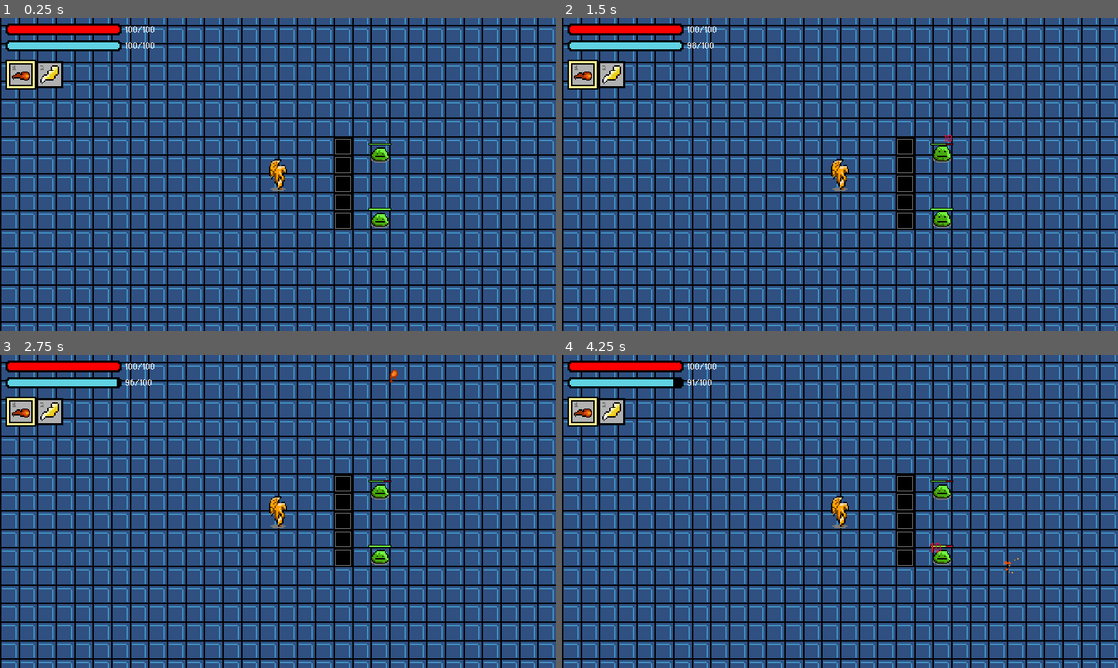
Above: before the commit, frames 1-4 (two rows, left to right).
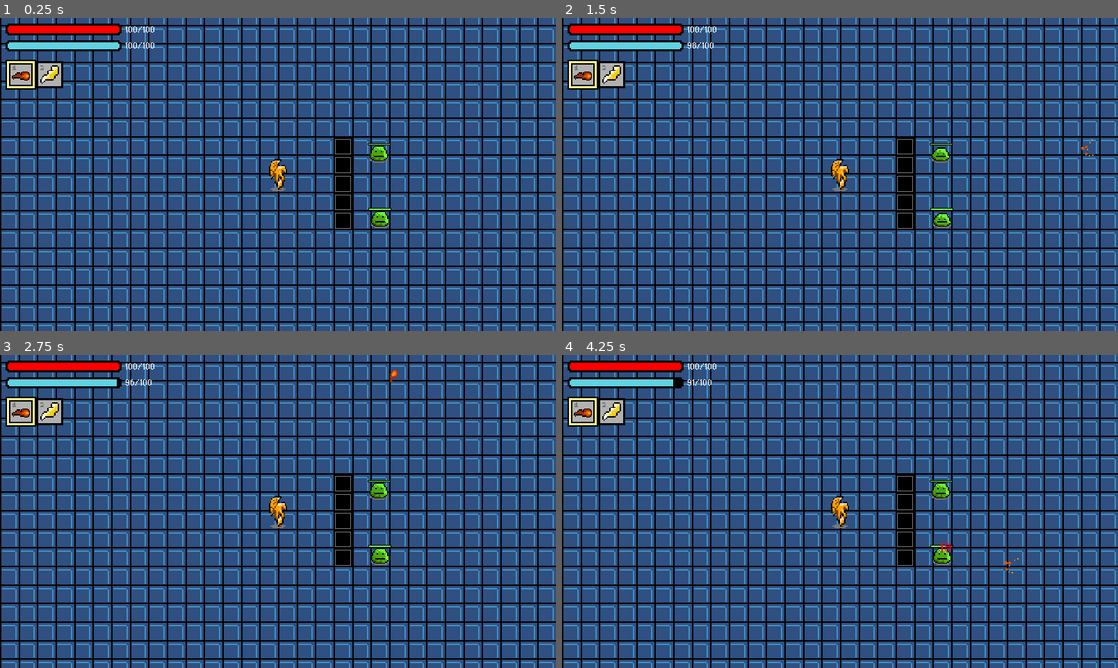
Above: after the commit, the same moments.

Repository: jonathanlin0/Theseus
Game: Godot game, scene res://Misc/Testing_Scene.tscn
Two runs of this game, one before a commit and one after it. Both use one fixed random seed, a clock stepped at 60 frames per second and the inputs below. Sound files missing from this copy of the repository are replaced by a short silence.
Inputs (mouse positions are in pixels of both pictures, inside the frame that each line leads up to):
- Up to frame 1 (0.25 s): no input
- Up to frame 2 (1.5 s): tap Enter at 0.5 s; move the mouse to (962, 158) at 0.52 s; hold Up (ui_up) 0.53-1.28 s; click (962, 158) at 0.6 s; tap Keypad Enter (ui_accept) at 0.77 s; move the mouse to (728, 190) at 1.27 s; tap Shift at 1.35 s
- Up to frame 3 (2.75 s): tap Keypad Enter (ui_accept) at 1.52 s; move the mouse to (333, 442) at 2.02 s; hold Up (ui_up) from 2.03 s (still down); click (333, 442) at 2.1 s
- Up to frame 4 (4.25 s): move the mouse to (812, 574) at 2.77 s; tap Shift at 2.85 s; click (812, 574) at 2.92 s; tap Keypad Enter (ui_accept) at 3.02, 3.77 s; move the mouse to (1006, 558) at 3.52 s; release Up (ui_up) at 3.53 s; click (1006, 558) at 3.6 s

The runs differ from the first frame. In frame 1, 0.1% of the frame differs, in the area x 66-71%, y 40-66%; in frame 2, 0.2%; in frame 3, 0.1%; in frame 4, 0.2%.

Commit message:
Delete redundant code

Diff:
--- a/Theseus/Characters/Player.gd
+++ b/Theseus/Characters/Player.gd
@@ -413,15 +413,11 @@
 					enemies_in_area_instance_ids.append(obj.get_instance_id())
 					added = true
 
+
 	for enemy in enemies_in_area:
 		if enemies_to_be_checked.find(enemy) == -1:
 			enemies_to_be_checked.append(enemy)
-	"""
-	if to_be_deleted_areas.size() > 0:
-		for obj in to_be_deleted_areas:
-			to_be_deleted_areas.erase(obj)
-			obj.queue_free()
-	"""
+
 	if enemies_to_be_checked.size() > 0:
 		var angle = atan((enemies_to_be_checked[0].global_position.y - global_position.y) / (enemies_to_be_checked[0].global_position.x - global_position.x))
 
@@ -438,7 +434,7 @@
 			if obj.name.find("Player") != -1:
 				enemy_vision_overlapping_bodies.erase(obj)
 
-		print(enemy_vision_overlapping_bodies)
+
 		var wall_in_way = false
 		for obj in enemy_vision_overlapping_bodies:
 			var exists = false
@@ -449,87 +445,16 @@
 				wall_in_way = true
 
 		if wall_in_way:
-			print("blind")
+
+			enemies_to_be_checked[0].sees_player = false
 		else:
-			print("can see")
+
+			enemies_to_be_checked[0].sees_player = true
 
 		enemies_to_be_checked.remove(0)
 	# how to do enemy vision with rayshape2D
 	temp += 1
-	"""
-	if enemies_in_area.size() > 0:
-		#print(temp)
-		for enemy in enemies_in_area:
-
-
-			var new_area = Area2D.new()
-			new_area.monitorable = true
-			new_area.monitoring = true
-			var new_collision_shape = CollisionShape2D.new()
-			new_collision_shape.disabled = false
-			var ray_shape = RayShape2D.new()
-			ray_shape.length = 150
-			new_collision_shape.shape = ray_shape
-			new_area.add_child(new_collision_shape)
-			add_child(new_area)
-
-
-			var angle = atan((enemy.global_position.y - global_position.y) / (enemy.global_position.x - global_position.x))
-
-			if enemy.global_position.x - global_position.x < 0:
-				angle += PI
-
-			var degs = rad2deg(angle)
-
-			# .rotate() rotates the rayshape2D by adding the angle onto the existing angle
-			#$Enemy_Vision_2.rotate($Enemy_Vision_2.rotation * -1)
-			#$Enemy_Vision_2.rotate(deg2rad(-90))
-
-			# .rotation_degrees immediately sets the rotation
-			#$Enemy_Vision_2.rotation_degrees = -90
-
-			$Enemy_Vision_RayShape/CollisionShape2D.rotation = angle - (PI/2)
-
-			var enemy_vision_overlapping_bodies = $Enemy_Vision_RayShape.get_overlapping_bodies()
-
-			# removes the player object from the list of overlapping bodies
-			for obj in enemy_vision_overlapping_bodies:
-				if obj.name.find("Player") != -1:
-					enemy_vision_overlapping_bodies.erase(obj)
-
-			print(enemy_vision_overlapping_bodies)
-			var wall_in_way = false
-			for obj in enemy_vision_overlapping_bodies:
-				var exists = false
-				for known_enemy in master_data.enemy_names:
-					if obj.name.find(known_enemy) != -1:
-						exists = true
-				if exists == false:
-					wall_in_way = true
-
-			if wall_in_way:
-				print("blind")
-			else:
-				print("can see")
-
-			#to_be_deleted_areas.append(new_area)
-			"""
-	# how to do it with the Enemy_Vision raycast
-	"""
-	if enemies_in_area.size() > 0:
-		print(str(temp))
-		for enemy in enemies_in_area:
-			print(enemy)
-			temp += 1
-			var enemy_pos = Vector2(enemy.global_position.x - global_position.x,enemy.global_position.y - global_position.y)
-
-			$Enemy_Vision.cast_to = enemy_pos
-			if $Enemy_Vision.get_collider() != enemy:
-				print("blind")
-			else:
-				print("can see")
-		#print($Enemy_Vision.intersect_ray())
-	"""
+
 	# end of physics process function
 
 func dead():
@@ -592,3 +517,15 @@
 		$Music/stage_music.play()
 	if prev_music == "boss":
 		$Music/boss_music.play()
+
+
+func _on_Enemy_Vision_Area_body_exited(body):
+	for enemy in master_data.enemy_names:
+		if body.name.find(enemy) != -1:
+			body.sees_player = false
+
+
+func _on_Enemy_Vision_Area_body_entered(body):
+	for enemy in master_data.enemy_names:
+		if body.name.find(enemy) != -1:
+			enemies_to_be_checked.append(body)
--- a/Theseus/Characters/Player.tscn
+++ b/Theseus/Characters/Player.tscn
@@ -578,7 +578,6 @@
 material = SubResource( 104 )
 frames = SubResource( 17 )
 animation = "run_down"
-frame = 2
 playing = true
 
 [node name="Player_Camera" type="Camera2D" parent="."]
@@ -601,7 +600,6 @@
 scale = Vector2( 0.697917, 0.708333 )
 frames = SubResource( 24 )
 animation = "left"
-frame = 1
 playing = true
 
 [node name="SwordSwingAreas" type="Position2D" parent="."]
@@ -830,3 +828,5 @@
 [connection signal="timeout" from="knockback" to="." method="_on_knockback_timeout"]
 [connection signal="timeout" from="flash_timer" to="." method="_on_flash_timer_timeout"]
 [connection signal="timeout" from="Object_Hints/Text_Delay" to="." method="_on_Text_Delay_timeout"]
+[connection signal="body_entered" from="Enemy_Vision_Area" to="." method="_on_Enemy_Vision_Area_body_entered"]
+[connection signal="body_exited" from="Enemy_Vision_Area" to="." method="_on_Enemy_Vision_Area_body_exited"]
--- a/Theseus/Enemies/Enemy_Abstract_Class.gd
+++ b/Theseus/Enemies/Enemy_Abstract_Class.gd
@@ -4,7 +4,7 @@
 
 onready var animated_sprite = get_parent().get_node("AnimatedSprite")
 
-var can_see_player = false
+var on_screen = false
 
 """
 
@@ -13,6 +13,7 @@
 var health = <info from master data>
 var knockback = false
 var is_frozen = false
+var sees_player = false
 
 
 Required misc stuff for each enemy:
@@ -35,8 +36,7 @@
 func _physics_process(delta):
 
 
-	if can_see_player == true:
-		pass
+	pass
 
 # function for knockback
 func knockback():
@@ -79,11 +79,11 @@
 
 
 func _on_VisibilityNotifier2D_screen_entered():
-	can_see_player = true
+	on_screen = true
 
 
 func _on_VisibilityNotifier2D_screen_exited():
-	can_see_player = false
+	on_screen = false
 
 
 func _on_frozen_timer_timeout():
--- a/Theseus/Enemies/Slime/Small_Slime.gd
+++ b/Theseus/Enemies/Slime/Small_Slime.gd
@@ -26,7 +26,7 @@
 var vision = master_data.slime_distance
 
 var sees_player = false
-var can_see = false
+var on_screen = false
 
 func make_ray():
 	var i = 0
@@ -71,7 +71,6 @@
 func update_player():
 	diff_x = master_data.player_global_x - global_position.x
 	diff_y = master_data.player_global_y - global_position.y
-	#print(diff_y)
 	if diff_x == 0:
 		if diff_y <0:
 			player_angle = -PI/2
@@ -86,7 +85,7 @@
 
 	var difference_x = master_data.player_x - global_position.x
 	var difference_y = master_data.player_y - global_position.y
-
+	"""
 	var i = -1
 	for ray in get_children():
 		if ray.is_class("RayCast2D"):
@@ -108,6 +107,7 @@
 				else:
 					sees_player = false
 					#print("no see")
+	"""
 
 
 	$Health_Bar.setValue(health)
@@ -171,8 +171,8 @@
 
 
 func _on_VisibilityEnabler2D_screen_entered():
-	can_see = true
+	on_screen = true
 
 func _on_VisibilityEnabler2D_screen_exited():
-	can_see = false
+	on_screen = false
 	sees_player = false
--- a/Theseus/Enemies/Slime/Small_Slime.tscn
+++ b/Theseus/Enemies/Slime/Small_Slime.tscn
@@ -92,6 +92,7 @@
 material = SubResource( 17 )
 frames = SubResource( 15 )
 animation = "idle"
+frame = 2
 playing = true
 
 [node name="CollisionShape2D" type="CollisionShape2D" parent="."]
--- a/Theseus/master_data.gd
+++ b/Theseus/master_data.gd
@@ -36,6 +36,8 @@
 
 # length of text that appears above an enemy when they get damaged
 var damage_text_time = 0.4
+
+var visible_enemies = []
 
 # used for score calculations
 var start_time = 0
